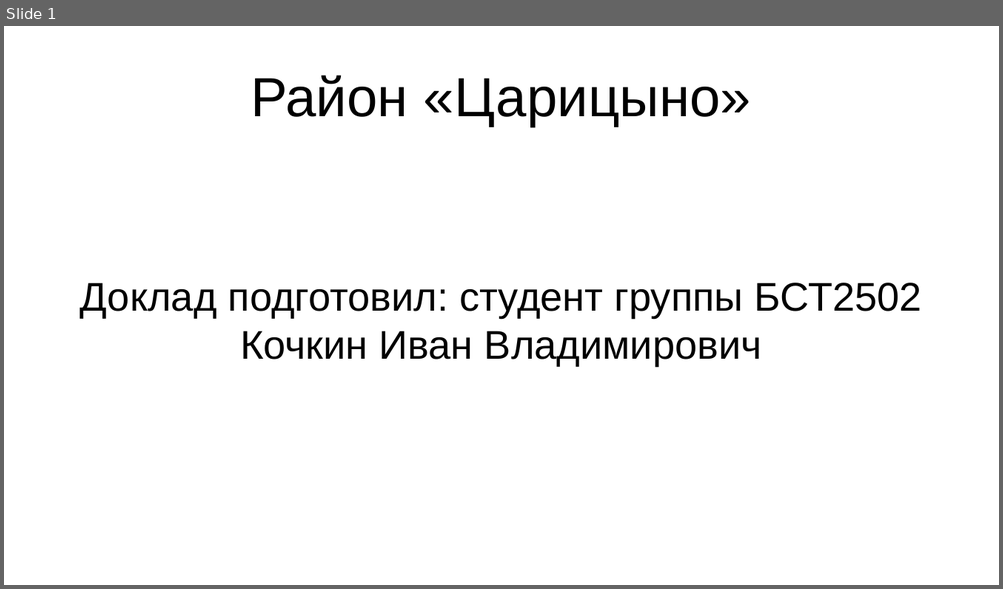
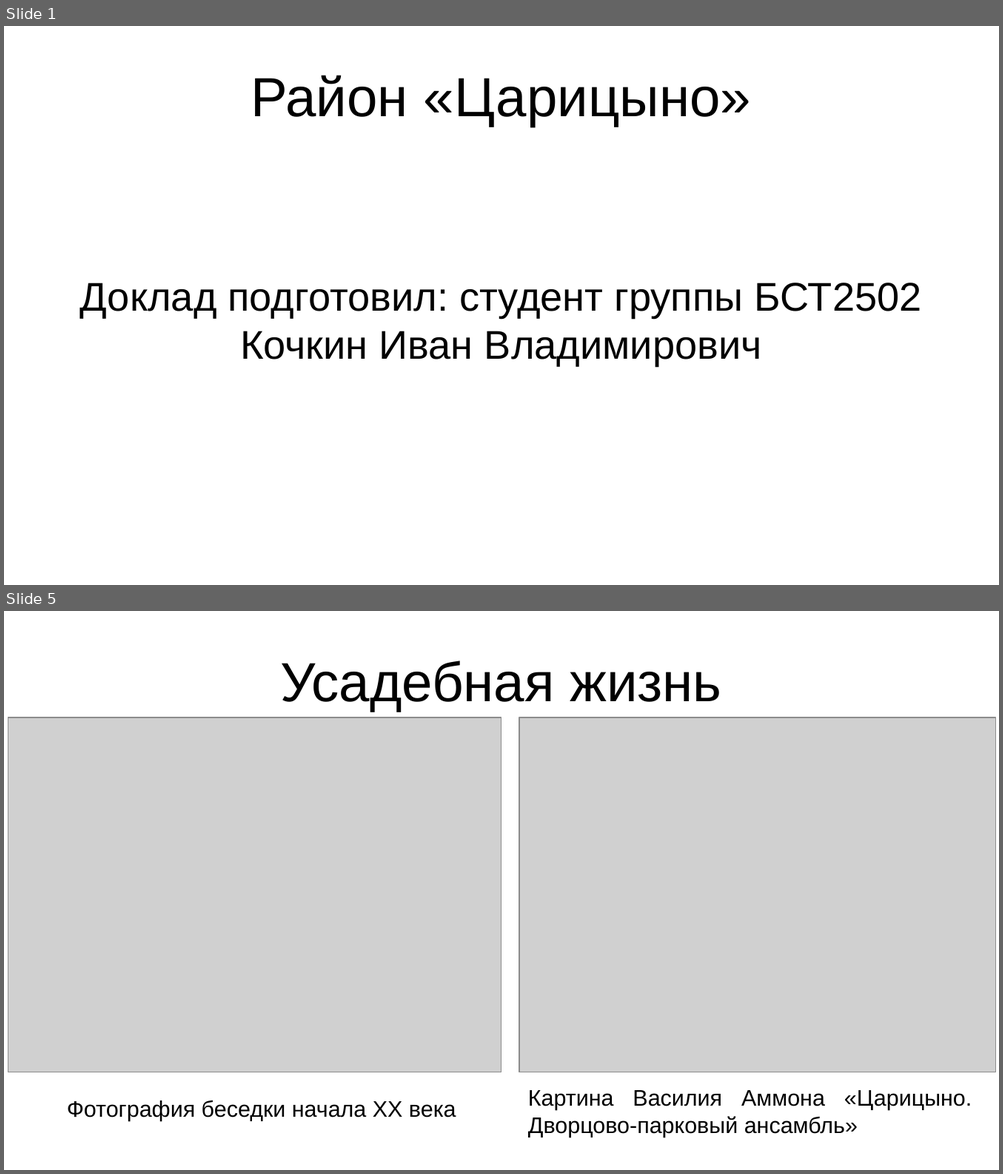
Before and after one commit to Astolfo-femboy-UwU/urban-octo-barnacle, a slide deck: Основы Российской Государственности/История района Царицыно.pptx. Shown one above the other, each under a label of ours: slide 1 before the commit, slides 1 and 5 after it; the slides between them are not shown. The pictures are 1003x589 and 1003x1174 pixels, drawn with LibreOffice and Linux fonts; fonts in the diff are those of the drawing; grey boxes stand for pictures. Boxes give left, top, right and bottom in pixels: in the first picture for what was removed or moved away, otherwise in the second. Text is boxed around its words. In the diff, an @@ line names an element or a change of style, - is before the commit and + after.

```diff
--- a/Основы Российской Государственности/История района Царицыно.pptx
+++ b/Основы Российской Государственности/История района Царицыно.pptx
@@ slide 5 added at (4,611,999,1170), background #FFFFFF @@
@@ title added at (280,661,721,712), 44 pt, text #000000 @@
+Усадебная жизнь
@@ picture added at (8,718,501,1073) @@
@@ picture added at (519,718,996,1073) @@
@@ text added at (528,1091,972,1138), 18 pt, text #000000 @@
+Картина Василия Аммона «Царицыно. Дворцово-парковый ансамбль»
@@ text added at (67,1100,456,1122), 18 pt, text #000000 @@
+Фотография беседки начала XX века
```
Also in this commit, not shown: 5 slides changed, 1 other slide added, 2 slides removed, 1 other file.
